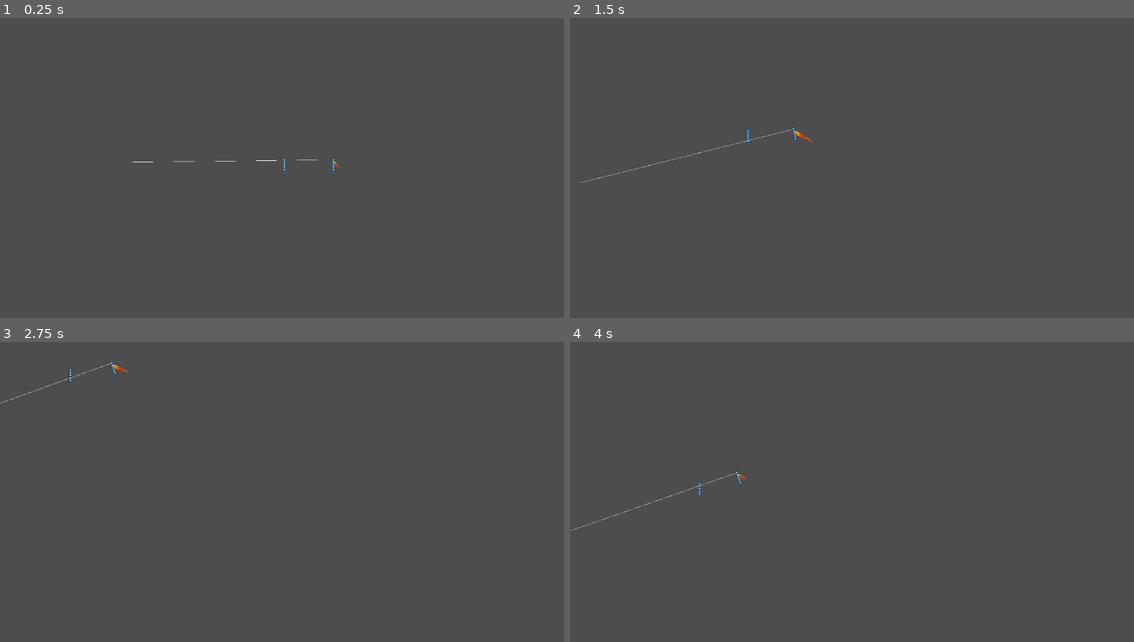
Above: before the commit, frames 1-4 (two rows, left to right).
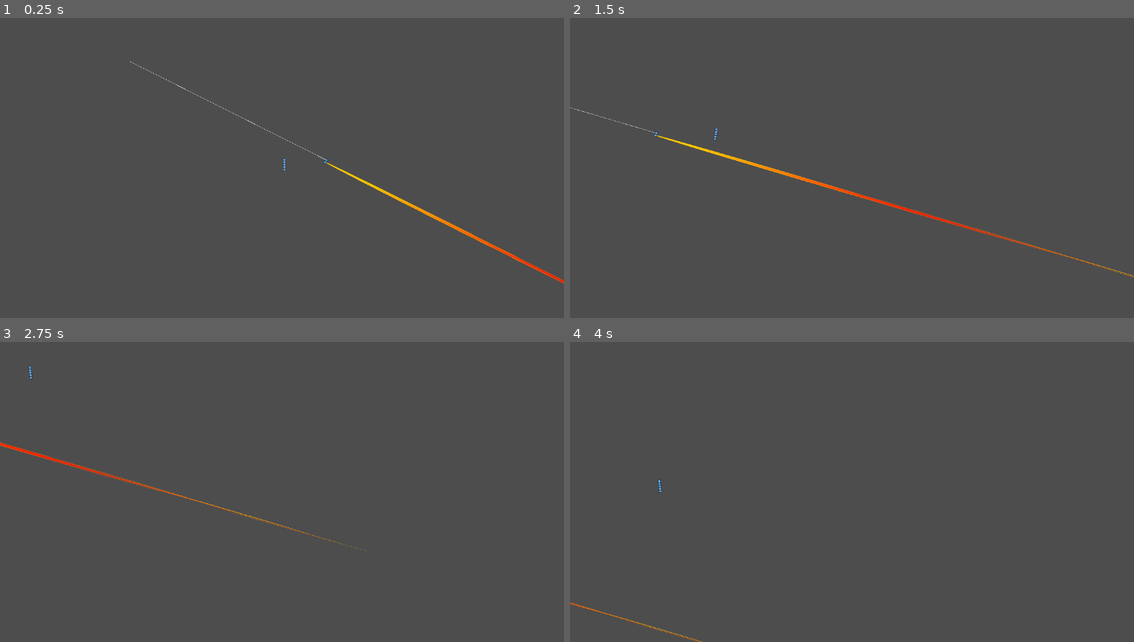
Above: after the commit, the same moments.

Repository: 06gusmog/EVOLUTIONATOR-4000
Game: Godot game, scene res://Misc/testworld.tscn
The game is run twice, just before and just after one commit, with the same random seed, the same clock (stepped at 60 frames per second) and the same inputs. The engine's default icon, where the game draws it, is replaced by a stand-in: a white triangle on a blue panel in a dark square.
Inputs:
- Up to frame 1 (0.25 s): no input
- Up to frame 2 (1.5 s): hold Right (right) 0.53-1.28 s; tap Shift (zoom_in) at 0.6 s; hold Down (down) from 1.28 s (still down); tap Ctrl (zoom_out) at 1.35 s
- Up to frame 3 (2.75 s): release Down (down) at 2.03 s; hold Right (right) from 2.03 s (still down); tap Shift (zoom_in) at 2.1 s
- Up to frame 4 (4 s): release Right (right) at 2.78 s; hold Up (up) 2.78-3.53 s; tap Ctrl (zoom_out) at 2.85 s; hold Left (left) from 3.53 s (still down); tap Shift (zoom_in) at 3.6 s

The runs differ from the first frame. In frame 1, 0.6% of the frame differs, in the area x 23-100%, y 14-89%; in frame 2, 0.9%, in the area x 0-100%, y 29-87%; in frame 3, 0.5%; in frame 4, 0.2%.

Commit message:
Error handling and neuron bugfixes
Fixed a bug with the neuron and added error handling to get_from_sauce(). Now when you input a wrong thing into the function it prints funny error message.

Diff:
--- a/Godot/Cell Types/Scripts/NeuronCell.gd
+++ b/Godot/Cell Types/Scripts/NeuronCell.gd
@@ -1,13 +1,13 @@
 extends Cell
-var sign: bool
+var sign: int
 var weight: float
 var constant: float
 
 func _interpret_special_sauce(special_sauce):
 	var acquired_sauce = get_from_sauce(special_sauce, ["bool", "weight", "bool", "weight"])
-	sign = acquired_sauce[0] * 2 - 1
+	sign = int(acquired_sauce[0]) * 2 - 1
 	weight = acquired_sauce[1] * sign
-	sign = acquired_sauce[2] * 2 - 1
+	sign = int(acquired_sauce[2]) * 2 - 1
 	constant = acquired_sauce[3] * sign
 
 func _update_output(input):
--- a/Godot/Misc/testworld.gd
+++ b/Godot/Misc/testworld.gd
@@ -15,9 +15,8 @@
 	[
 		{'Type':'eye_cell', 'Position':Vector2(1,0), 'Connections':[], 'Special Sauce':'009'},
 		{'Type':'move_cell', 'Position':Vector2(1,1), 'Connections':['0'], 'Special Sauce':'1234'},
-		{'Type':'move_cell', 'Position':Vector2(1,2), 'Connections':[], 'Special Sauce':'1234'},
-		{'Type':'move_cell', 'Position':Vector2(1,3), 'Connections':[], 'Special Sauce':'1234'},
-		{'Type':'move_cell', 'Position':Vector2(1,4), 'Connections':[], 'Special Sauce':'1234'}
+		{'Type':'move_cell', 'Position':Vector2(1,1), 'Connections':['3'], 'Special Sauce':'005'},
+		{'Type':'neuron_cell', 'Position':Vector2(1,1), 'Connections':[], 'Special Sauce':'0051'}
 	]
 ]
 
--- a/Godot/Standards/Cell.gd
+++ b/Godot/Standards/Cell.gd
@@ -32,6 +32,10 @@
 			"angle":
 				toReturn.append( (float(special_sauce.substr(0,2)) / 100) * 2 * PI - PI )
 				special_sauce = special_sauce.substr(2, special_sauce.length()-2)
+			_:
+				print_rich("[rainbow]You made a typo!!!")
+				print_rich("[rainbow]Silly you, " + value + " isn't a valid sauce value![/rainbow]")
+				print_rich("[img]res://Misc/ohnocat.jpg[img]")
 	return toReturn
 
 #-- Interface With Creature --
